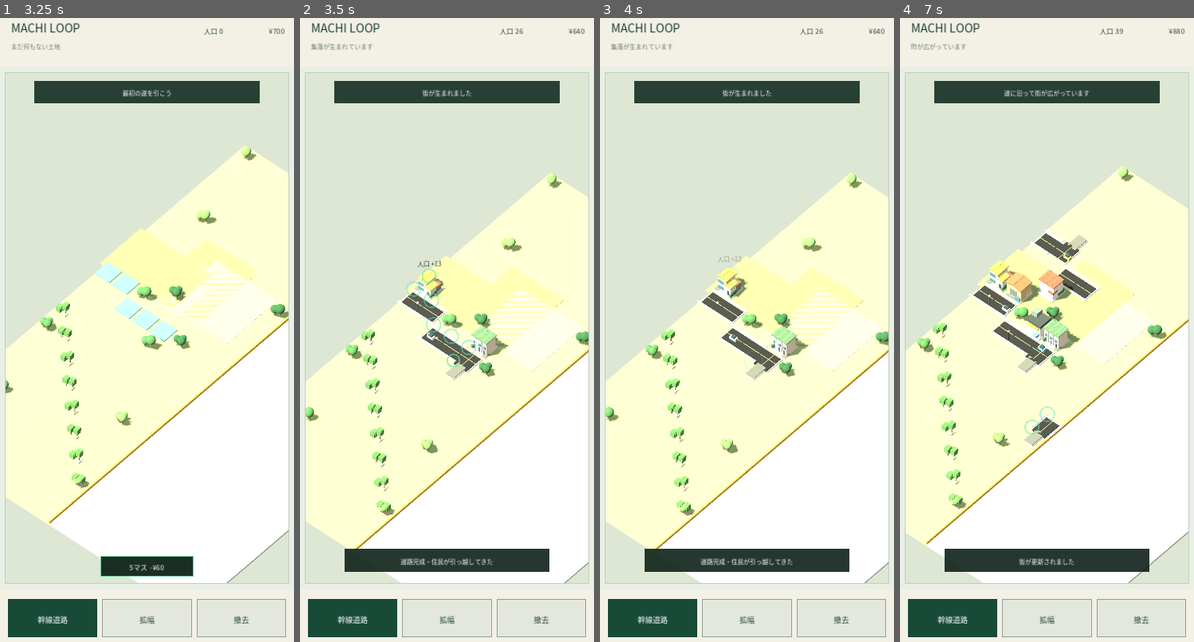
Above: before the commit, frames 1-4 (left to right).
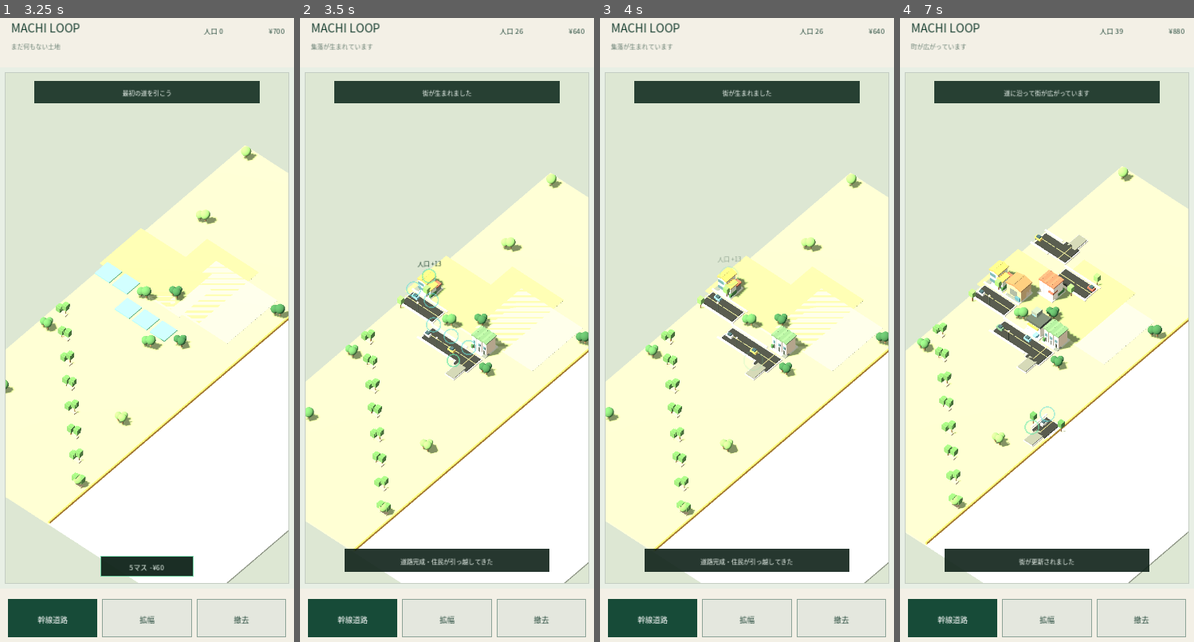
Above: after the commit, the same moments.

Repository: 48wr9f4wgp-lab/machi-loop
Game: Godot game, scene res://main.tscn
Two runs of this game, one before a commit and one after it. Both use one fixed random seed, a clock stepped at 60 frames per second and the inputs below.
Inputs (mouse positions are in pixels of both pictures, inside the frame that each line leads up to):
- Up to frame 1 (3.25 s): tap Enter at 0.5, 2 s; move the mouse to (132, 461) at 0.52 s; click (132, 461) at 0.67 s; tap Space at 1.25, 2.75 s; drag from (235, 429) to (132, 461) at 1.27 s; move the mouse to (58, 236) at 2.02 s; click (58, 236) at 2.17 s; drag from (161, 330) to (58, 236) at 2.77 s
- Up to frame 2 (3.5 s): no input
- Up to frame 3 (4 s): move the mouse to (702, 174) at 3.52 s; click (702, 174) at 3.67 s
- Up to frame 4 (7 s): tap Enter at 4.25 s; drag from (1111, 298) to (1002, 174) at 4.27 s; move the mouse to (988, 367) at 5.02 s; click (988, 367) at 5.17 s; drag from (1076, 192) to (988, 367) at 5.77 s; move the mouse to (1032, 461) at 6.52 s; click (1032, 461) at 6.67 s

Frame 1 is identical in both runs. In frame 2, 0.1% of the frame differs, in the area x 33-54%, y 42-54%; in frame 3, 0.1%; in frame 4, 0.4%, in the area x 23-69%, y 34-67%.

Commit message:
v0.26: enable urban hierarchy pass

Diff:
--- a/main.gd
+++ b/main.gd
@@ -1 +1 @@
-extends "res://main_v25_city_density.gd"
+extends "res://main_v26_urban_hierarchy.gd"
